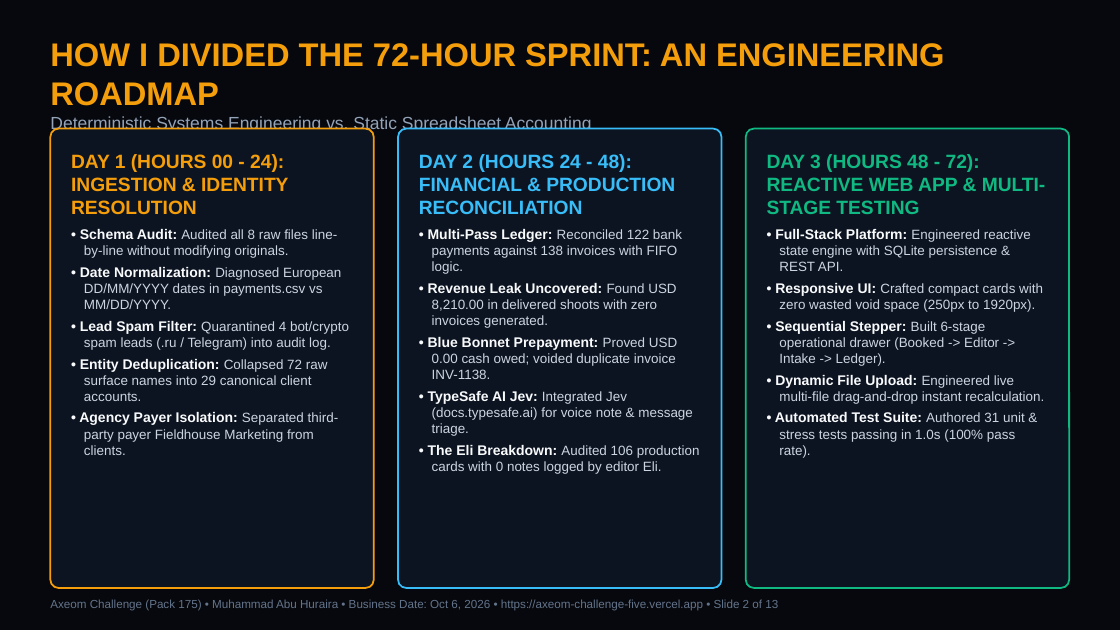
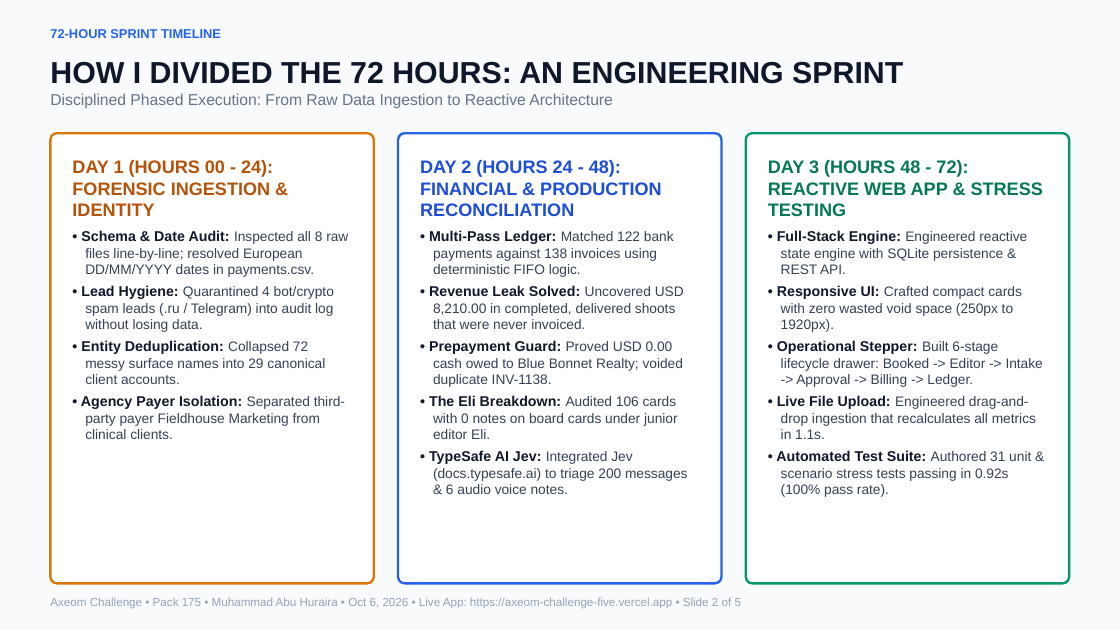
Before and after one commit to hurairamuzammal/axeom-challenge-pack-175, a slide deck: slide 2 of Axeom Challenge - Pack 175/Axeom_Presentation_Pack175.pptx. Drawn at 1120x630 pixels with LibreOffice and Linux fonts; fonts in the diff are those of the drawing. Boxes give left, top, right and bottom in pixels: in the first picture for what was removed or moved away, otherwise in the second. Text is boxed around its words. In the diff, an @@ line names an element or a change of style, - is before the commit and + after.

Commit message:
feat(presentation): convert to minimal light-themed 5-slide deck with fast jump to live app

```diff
--- a/Axeom Challenge - Pack 175/Axeom_Presentation_Pack175.pptx
+++ b/Axeom Challenge - Pack 175/Axeom_Presentation_Pack175.pptx
@@ background #06080D to #F8FAFC @@
@@ text at (50,29,221,38): text changed; size 15 to 11 pt; text colour #94A3B8 to #2563EB; bold on @@
-HOW I DIVIDED THE 72-HOUR SPRINT: AN ENGINEERING ROADMAP
-Deterministic Systems Engineering vs. Static Spreadsheet Accounting
+72-HOUR SPRINT TIMELINE
@@ text added at (50,61,903,108), 13.5 pt, text #64748B @@
+HOW I DIVIDED THE 72 HOURS: AN ENGINEERING SPRINT
+Disciplined Phased Execution: From Raw Data Ingestion to Reactive Architecture
@@ rounded rectangle "DAY 1 (HOURS 00 - ...": place and size @@
-rounded rectangle "DAY 1 (HOURS 00 - ..." at (50,129,374,588)
+rounded rectangle "DAY 1 (HOURS 00 - ..." at (50,134,374,584)
@@ rounded rectangle "DAY 1 (HOURS 00 - ..." at (50,134,374,584): fill #0D1421 to #FFFFFF; outline #F59E0B 1.5 pt to #D97706 2 pt; proportions changed @@
@@ rounded rectangle "DAY 2 (HOURS 24 - ...": place and size @@
-rounded rectangle "DAY 2 (HOURS 24 - ..." at (398,129,722,588)
+rounded rectangle "DAY 2 (HOURS 24 - ..." at (398,134,722,584)
@@ rounded rectangle "DAY 2 (HOURS 24 - ..." at (398,134,722,584): fill #0D1421 to #FFFFFF; outline #38BDF8 1.5 pt to #2563EB 2 pt; proportions changed @@
@@ rounded rectangle "DAY 3 (HOURS 48 - ...": place and size @@
-rounded rectangle "DAY 3 (HOURS 48 - ..." at (746,129,1070,588)
+rounded rectangle "DAY 3 (HOURS 48 - ..." at (746,134,1070,584)
@@ rounded rectangle "DAY 3 (HOURS 48 - ..." at (746,134,1070,584): fill #0D1421 to #FFFFFF; outline #10B981 1.5 pt to #059669 2 pt; proportions changed @@
@@ text in rounded rectangle at (72,160,348,439): text changed; size 11.5 to 11.8 pt; text colour #CBD5E1 to #334155 @@
-DAY 1 (HOURS 00 - 24): INGESTION & IDENTITY RESOLUTION
-• Schema Audit: Audited all 8 raw files line-by-line without modifying originals.
-• Date Normalization: Diagnosed European DD/MM/YYYY dates in payments.csv vs MM/DD/YYYY.
-• Lead Spam Filter: Quarantined 4 bot/crypto spam leads (.ru / Telegram) into audit log.
-• Entity Deduplication: Collapsed 72 raw surface names into 29 canonical client accounts.
-• Agency Payer Isolation: Separated third-party payer Fieldhouse Marketing from clients.
+DAY 1 (HOURS 00 - 24): FORENSIC INGESTION & IDENTITY
+• Schema & Date Audit: Inspected all 8 raw files line-by-line; resolved European DD/MM/YYYY dates in payments.csv.
+• Lead Hygiene: Quarantined 4 bot/crypto spam leads (.ru / Telegram) into audit log without losing data.
+• Entity Deduplication: Collapsed 72 messy surface names into 29 canonical client accounts.
+• Agency Payer Isolation: Separated third-party payer Fieldhouse Marketing from clinical clients.
@@ text in rounded rectangle at (420,160,661,216): size 16.5 to 15.5 pt, text colour #38BDF8 to #1D4ED8 in "DAY 2 (HOURS 24 - 48): FINANCIAL ..." @@
@@ text in rounded rectangle at (768,160,1043,274): text changed; size 11.5 to 11.8 pt; text colour #CBD5E1 to #334155 @@
-DAY 3 (HOURS 48 - 72): REACTIVE WEB APP & MULTI-STAGE TESTING
-• Full-Stack Platform: Engineered reactive state engine with SQLite persistence & REST API.
+DAY 3 (HOURS 48 - 72): REACTIVE WEB APP & STRESS TESTING
+• Full-Stack Engine: Engineered reactive state engine with SQLite persistence & REST API.
@@ text in rounded rectangle at (429,230,688,494): text changed; size 11.5 to 11.8 pt; text colour #CBD5E1 to #334155 @@
-• Multi-Pass Ledger: Reconciled 122 bank payments against 138 invoices with FIFO logic.
-• Revenue Leak Uncovered: Found USD 8,210.00 in delivered shoots with zero invoices generated.
-• Blue Bonnet Prepayment: Proved USD 0.00 cash owed; voided duplicate invoice INV-1138.
-• TypeSafe AI Jev: Integrated Jev (docs.typesafe.ai) for voice note & message triage.
-• The Eli Breakdown: Audited 106 production cards with 0 notes logged by editor Eli.
+• Multi-Pass Ledger: Matched 122 bank payments against 138 invoices using deterministic FIFO logic.
+• Revenue Leak Solved: Uncovered USD 8,210.00 in completed, delivered shoots that were never invoiced.
+• Prepayment Guard: Proved USD 0.00 cash owed to Blue Bonnet Realty; voided duplicate INV-1138.
+• The Eli Breakdown: Audited 106 cards with 0 notes on board cards under junior editor Eli.
+• TypeSafe AI Jev: Integrated Jev (docs.typesafe.ai) to triage 200 messages & 6 audio voice notes.
@@ text in rounded rectangle at (777,285,1022,332): size 12 to 12.2 pt, text colour #F8FAFC to #0F172A in "• Responsive UI:"; size 11.5 to 11.8 pt, text colour #CBD5E1 to #334155 in "Crafted compact cards with zero wasted void ..." @@
@@ text in rounded rectangle at (776,340,1043,497): text changed; size 11.5 to 11.8 pt; text colour #CBD5E1 to #334155 @@
-• Sequential Stepper: Built 6-stage operational drawer (Booked -> Editor -> Intake -> Ledger).
-• Dynamic File Upload: Engineered live multi-file drag-and-drop instant recalculation.
-• Automated Test Suite: Authored 31 unit & stress tests passing in 1.0s (100% pass rate).
+• Operational Stepper: Built 6-stage lifecycle drawer: Booked -> Editor -> Intake -> Approval -> Billing -> Ledger.
+• Live File Upload: Engineered drag-and-drop ingestion that recalculates all metrics in 1.1s.
+• Automated Test Suite: Authored 31 unit & scenario stress tests passing in 0.92s (100% pass rate).
@@ text at (50,597,741,608): text changed; text colour #64748B to #94A3B8 @@
-Axeom Challenge (Pack 175) • Muhammad Abu Huraira • Business Date: Oct 6, 2026 • https://axeom-challenge-five.vercel.app • Slide 2 of 13
+Axeom Challenge • Pack 175 • Muhammad Abu Huraira • Oct 6, 2026 • Live App: https://axeom-challenge-five.vercel.app • Slide 2 of 5
```
Also in this commit, not shown: 2 other slides changed, 2 slides added, 10 slides removed, 5 other files.
